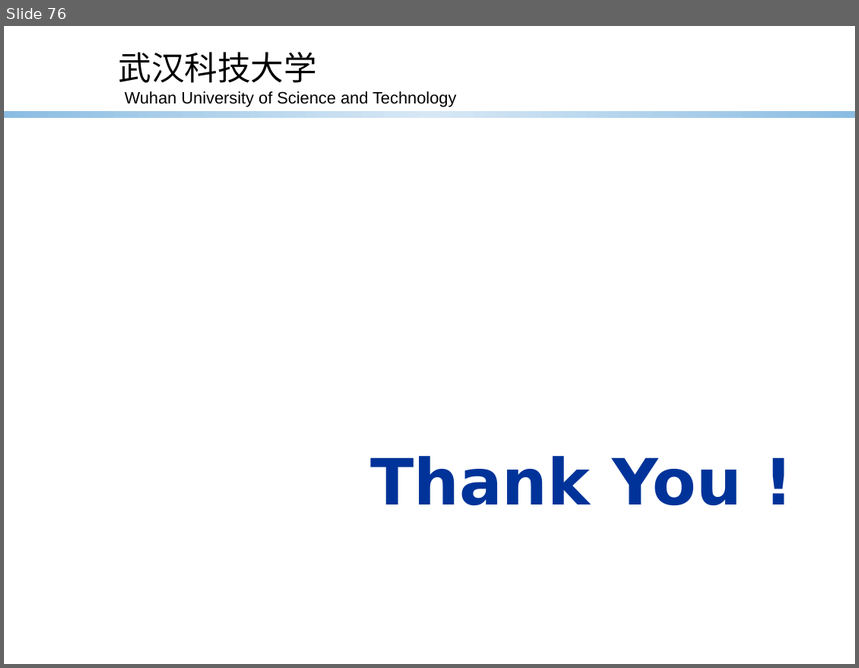
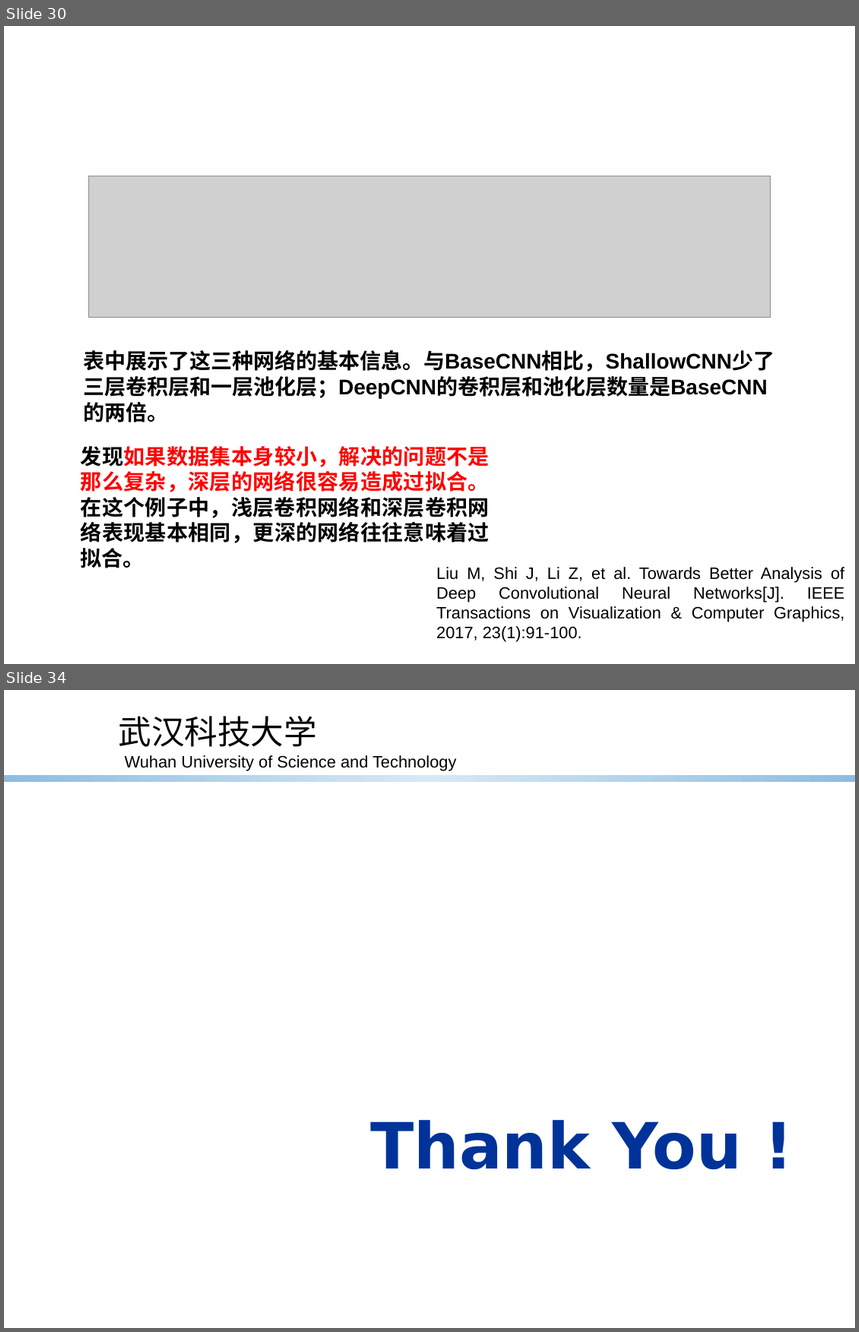
Before and after one commit to Asurada2015/Test, a slide deck: Prediction based on convolutional neural network/worklog/Deeplearning tricks.pptx. Shown one above the other, each under a label of ours: slide 76 before the commit, slides 30 and 34 after it; the slides between them are not shown. The pictures are 859x668 and 859x1332 pixels, drawn with LibreOffice and Linux fonts; fonts in the diff are those of the drawing; grey boxes stand for pictures; background and template pictures are left out. Boxes give left, top, right and bottom in pixels: in the first picture for what was removed or moved away, otherwise in the second. Text is boxed around its words. In the diff, an @@ line names an element or a change of style, - is before the commit and + after.

```diff
--- a/Prediction based on convolutional neural network/worklog/Deeplearning tricks.pptx
+++ b/Prediction based on convolutional neural network/worklog/Deeplearning tricks.pptx
@@ slide 30 added at <box>4,26,855,664</box>, background picture (left out) @@
@@ picture added at <box>89,176,771,318</box> @@
@@ title added at <box>81,351,775,468</box>, 32 pt, text #FFFFFF, bold @@
+结构与效果
@@ text added at <box>83,351,775,423</box>, 18 pt, text #000000, bold @@
+表中展示了这三种网络的基本信息。与BaseCNN相比，ShallowCNN少了三层卷积层和一层池化层；DeepCNN的卷积层和池化层数量是BaseCNN的两倍。
@@ text added at <box>81,446,490,569</box>, 18 pt, text #000000, bold @@
+发现如果数据集本身较小，解决的问题不是那么复杂，深层的网络很容易造成过拟合。在这个例子中，浅层卷积网络和深层卷积网络表现基本相同，更深的网络往往意味着过拟合。
@@ text added at <box>436,567,845,642</box>, 14 pt, text #000000 @@
+Liu M, Shi J, Li Z, et al. Towards Better Analysis of Deep Convolutional Neural Networks[J]. IEEE Transactions on Visualization & Computer Graphics, 2017, 23(1):91-100.
@@ what was slide 76 is now slide 34 @@
```
Also in this commit, not shown: 17 slides changed, 10 other slides added, 53 slides removed, 2 other files.
